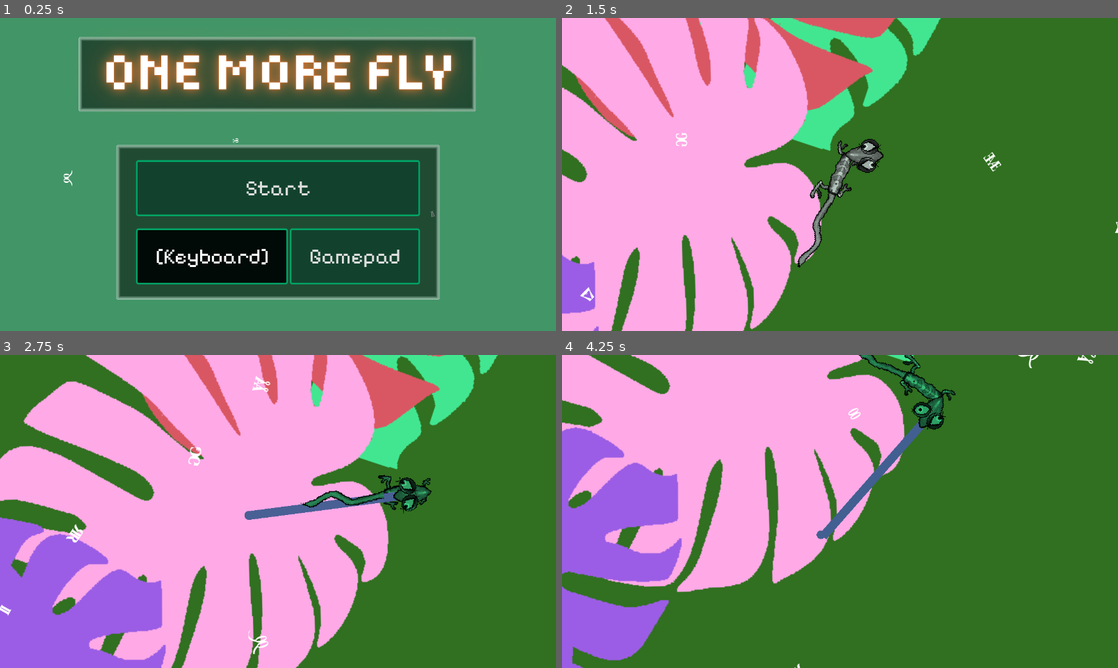
Above: before the commit, frames 1-4 (two rows, left to right).
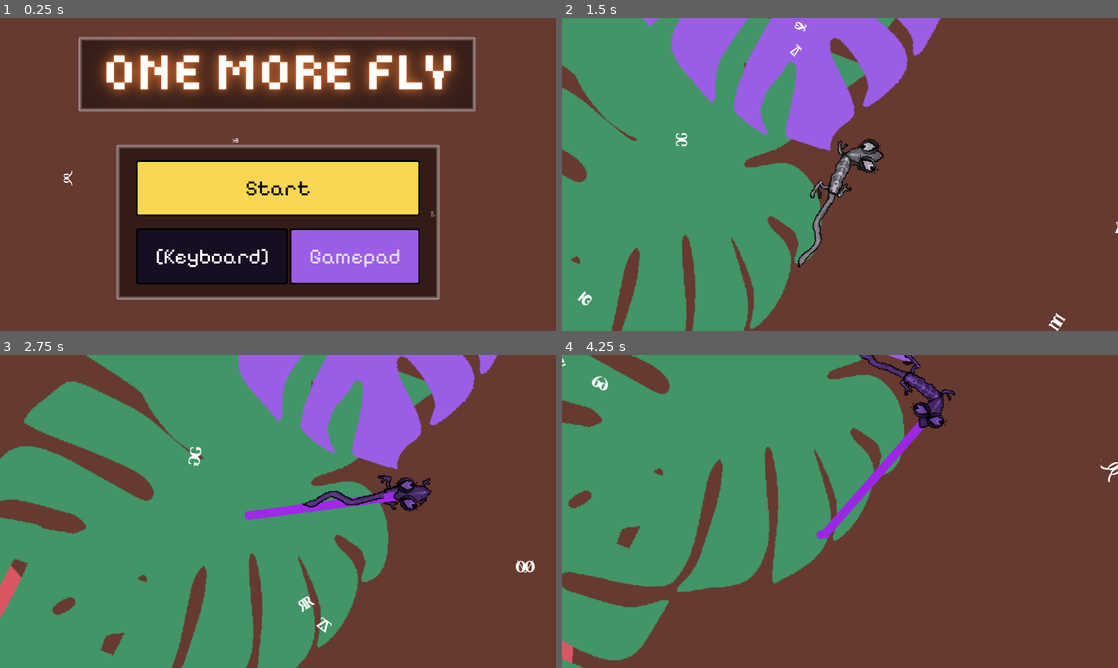
Above: after the commit, the same moments.

Repository: bjornarprytz/mask
Game: Godot game, scene res://entry.tscn
Two runs of this game, one before a commit and one after it. Both use one fixed random seed, a clock stepped at 60 frames per second and the inputs below.
Inputs (mouse positions are in pixels of both pictures, inside the frame that each line leads up to):
- Up to frame 1 (0.25 s): no input
- Up to frame 2 (1.5 s): click "Start" at 0.5 s; move the mouse to (962, 158) at 1.27 s; hold Right (ui_right) from 1.28 s (still down); hold Space (chamele) from 1.28 s (still down)
- Up to frame 3 (2.75 s): move the mouse to (166, 527) at 2.02 s; release Right (ui_right) at 2.03 s; release Space (chamele) at 2.03 s; hold Down (ui_down) from 2.03 s (still down); click (166, 527) at 2.1 s
- Up to frame 4 (4.25 s): move the mouse to (895, 442) at 2.77 s; release Down (ui_down) at 2.78 s; hold Right (ui_right) 2.78-3.53 s; hold Space (chamele) 2.78-3.53 s; move the mouse to (812, 574) at 3.52 s; hold Up (ui_up) from 3.53 s (still down); click (812, 574) at 3.6 s

The runs differ from the first frame. In frame 1, 95% of the frame differs, in the area x 0-100%, y 0-100%; in frame 2, 99%; in frame 3, 100%; in frame 4, 100%.

Commit message:
more polish

Diff:
--- a/src/autoloads/palette.gd
+++ b/src/autoloads/palette.gd
@@ -1,5 +1,8 @@
+@tool
 extends Node2D
 
-
+@export var bright: Color
+@export var background: Color
+@export var secondary: Color
 
 @export var colors: Array[Color]
--- a/src/autoloads/palette.tscn
+++ b/src/autoloads/palette.tscn
@@ -4,4 +4,7 @@
 
 [node name="Palette" type="Node2D"]
 script = ExtResource("1_1cawm")
-colors = Array[Color]([Color(1, 0.6627451, 0.90588236, 1), Color(0.13725491, 0.7882353, 1, 1), Color(0.8509804, 0.34117648, 0.3882353, 1), Color(0.25882354, 0.9019608, 0.5686275, 1), Color(0.60784316, 0.3647059, 0.8980392, 1), Color(0, 0.9607843, 0.83137256, 1)])
+bright = Color(0.98039216, 0.84313726, 0.32156864, 1)
+background = Color(0.4, 0.22352941, 0.19215687, 1)
+secondary = Color(0.014217054, 0.18663225, 0.41468397, 1)
+colors = Array[Color]([Color(1, 0.6627451, 0.90588236, 1), Color(0.13725491, 0.7882353, 1, 1), Color(0.8509804, 0.34117648, 0.3882353, 1), Color(0.25882354, 0.58431375, 0.40392157, 1), Color(0.60784316, 0.3647059, 0.8980392, 1)])
--- a/src/chameleonardo/chameleonardo.gd
+++ b/src/chameleonardo/chameleonardo.gd
@@ -14,9 +14,11 @@
 var shoot_action: Shoot = null
 var is_shooting: bool = false
 
-var movement_distance = 10000.0
+var movement_distance = 10000.0 # Otherwise backwards movement doesn't animate from the get go
 
 var color_tween: Tween
+
+var stealth_range := 0.0
 
 func _process(delta: float) -> void:
 	if (not is_shooting):
@@ -53,9 +55,11 @@
 
 func _get_feature() -> Feature:
 	var areas = chamele_sense.get_overlapping_areas()
+
 	areas.reverse()
 	for area in areas:
 		if area.owner is Feature:
+			print("Found feature %s" % area.owner)
 			return area.owner
 
 	return null
--- a/src/chameleonardo/chameleonardo.tscn
+++ b/src/chameleonardo/chameleonardo.tscn
@@ -207,9 +207,6 @@
 
 [node name="Chameleonardo" type="Node2D"]
 script = ExtResource("1_20x5n")
-body_frame_count = null
-move_speed = null
-rotation_speed = null
 
 [node name="Body" type="AnimatedSprite2D" parent="."]
 unique_name_in_owner = true
--- a/src/entry.gd
+++ b/src/entry.gd
@@ -43,4 +43,5 @@
 
 
 func _on_start_button_mouse_entered() -> void:
-	await NodeEffects.jiggle(start_button)
+	#await NodeEffects.sheen(start_button)
+	pass
--- a/src/entry.tscn
+++ b/src/entry.tscn
@@ -44,6 +44,7 @@
 [node name="StartButton" type="Button" parent="CanvasLayer/PanelContainer/VBoxContainer"]
 unique_name_in_owner = true
 layout_mode = 2
+theme_type_variation = &"MainButton"
 text = "Start"
 
 [node name="Control" type="Control" parent="CanvasLayer/PanelContainer/VBoxContainer"]
--- a/src/generated/global_theme.tres
+++ b/src/generated/global_theme.tres
@@ -9,12 +9,12 @@
 content_margin_top = 35.0
 content_margin_right = 45.0
 content_margin_bottom = 35.0
-bg_color = Color(0.06352941, 0.23294118, 0.16235293, 1)
+bg_color = Color(0.5470588, 0.3282353, 0.8082353, 1)
 border_width_left = 4
 border_width_top = 4
 border_width_right = 4
 border_width_bottom = 4
-border_color = Color(0, 0.6431373, 0.39607844, 1)
+border_color = Color(0, 0, 0, 1)
 corner_radius_top_left = 5
 corner_radius_top_right = 5
 corner_radius_bottom_right = 5
@@ -25,12 +25,12 @@
 content_margin_top = 35.0
 content_margin_right = 45.0
 content_margin_bottom = 35.0
-bg_color = Color(0.07058824, 0.25882354, 0.18039216, 1)
+bg_color = Color(0.60784316, 0.3647059, 0.8980392, 1)
 border_width_left = 4
 border_width_top = 4
 border_width_right = 4
 border_width_bottom = 4
-border_color = Color(0, 0.6431373, 0.39607844, 1)
+border_color = Color(0, 0, 0, 1)
 corner_radius_top_left = 5
 corner_radius_top_right = 5
 corner_radius_bottom_right = 5
@@ -41,18 +41,66 @@
 content_margin_top = 35.0
 content_margin_right = 45.0
 content_margin_bottom = 35.0
-bg_color = Color(0.010588234, 0.038823526, 0.02705882, 1)
+bg_color = Color(0.09117646, 0.054705873, 0.13470586, 1)
 border_width_left = 4
 border_width_top = 4
 border_width_right = 4
 border_width_bottom = 4
-border_color = Color(0, 0.6431373, 0.39607844, 1)
+border_color = Color(0, 0, 0, 1)
 corner_radius_top_left = 5
 corner_radius_top_right = 5
 corner_radius_bottom_right = 5
 corner_radius_bottom_left = 5
 
-[sub_resource type="StyleBoxTexture" id="StyleBoxTexture_pfd5p"]
+[sub_resource type="StyleBoxFlat" id="StyleBoxFlat_pfd5p"]
+content_margin_left = 45.0
+content_margin_top = 35.0
+content_margin_right = 45.0
+content_margin_bottom = 35.0
+bg_color = Color(0.88235295, 0.7588235, 0.28941175, 1)
+border_width_left = 4
+border_width_top = 4
+border_width_right = 4
+border_width_bottom = 4
+border_color = Color(0, 0, 0, 1)
+corner_radius_top_left = 5
+corner_radius_top_right = 5
+corner_radius_bottom_right = 5
+corner_radius_bottom_left = 5
+
+[sub_resource type="StyleBoxFlat" id="StyleBoxFlat_ahide"]
+content_margin_left = 45.0
+content_margin_top = 35.0
+content_margin_right = 45.0
+content_margin_bottom = 35.0
+bg_color = Color(0.98039216, 0.84313726, 0.32156864, 1)
+border_width_left = 4
+border_width_top = 4
+border_width_right = 4
+border_width_bottom = 4
+border_color = Color(0, 0, 0, 1)
+corner_radius_top_left = 5
+corner_radius_top_right = 5
+corner_radius_bottom_right = 5
+corner_radius_bottom_left = 5
+
+[sub_resource type="StyleBoxFlat" id="StyleBoxFlat_fkrlu"]
+content_margin_left = 45.0
+content_margin_top = 35.0
+content_margin_right = 45.0
+content_margin_bottom = 35.0
+bg_color = Color(0.1470588, 0.12647057, 0.04823529, 1)
+border_width_left = 4
+border_width_top = 4
+border_width_right = 4
+border_width_bottom = 4
+border_color = Color(0, 0, 0, 1)
+corner_radius_top_left = 5
+corner_radius_top_right = 5
+corner_radius_bottom_right = 5
+corner_radius_bottom_left = 5
+
+[sub_resource type="StyleBoxTexture" id="StyleBoxTexture_o25jx"]
 content_margin_left = 45.0
 content_margin_top = 35.0
 content_margin_right = 45.0
@@ -71,7 +119,12 @@
 Button/styles/hover = SubResource("StyleBoxFlat_arlvn")
 Button/styles/normal = SubResource("StyleBoxFlat_bq3ui")
 Button/styles/pressed = SubResource("StyleBoxFlat_q6bo0")
-PanelContainer/styles/panel = SubResource("StyleBoxTexture_pfd5p")
+MainButton/base_type = &"Button"
+MainButton/colors/font_color = Color(0, 0, 0, 1)
+MainButton/styles/hover = SubResource("StyleBoxFlat_pfd5p")
+MainButton/styles/normal = SubResource("StyleBoxFlat_ahide")
+MainButton/styles/pressed = SubResource("StyleBoxFlat_fkrlu")
+PanelContainer/styles/panel = SubResource("StyleBoxTexture_o25jx")
 Title/base_type = &"RichTextLabel"
 Title/font_sizes/normal_font_size = 64
 Title/fonts/normal_font = ExtResource("2_arlvn")
--- a/src/main.tscn
+++ b/src/main.tscn
@@ -7,6 +7,7 @@
 [ext_resource type="AudioStream" uid="uid://djs62uk2y1ucf" path="res://assets/audio/OneMoreFly.mp3" id="5_lquwl"]
 
 [node name="Main" type="Node2D"]
+z_index = 1
 script = ExtResource("1_ig7tw")
 
 [node name="World" parent="." node_paths=PackedStringArray("chameleonardo") instance=ExtResource("2_0xm2m")]
--- a/src/project.godot
+++ b/src/project.godot
@@ -131,4 +131,4 @@
 
 renderer/rendering_method="gl_compatibility"
 renderer/rendering_method.mobile="gl_compatibility"
-environment/defaults/default_clear_color=Color(0.25882354, 0.58431375, 0.40392157, 1)
+environment/defaults/default_clear_color=Color(0.4, 0.22352941, 0.19215687, 1)
--- a/src/theme_gen.gd
+++ b/src/theme_gen.gd
@@ -7,10 +7,9 @@
 
 
 
-var button_color = Color("12422eff")
-var button_hover_color = button_color.darkened(0.1)
-var button_pressed_color = button_color.darkened(0.85)
-var button_border_color = Color("00a465ff")
+var button_color = Color("9b5de5")
+var main_button_color = Color("fad752")
+var button_border_color = Color.BLACK
 var default_border_width = 4
 var default_corner_radius = 5
 var default_font_size = 48
@@ -35,12 +34,24 @@
 		corner_ = corner_radius(default_corner_radius)
 	})
 
+	var main_button_style = inherit(button_style, {
+		bg_color = main_button_color,
+	})
+
+	var main_button_hover_style = inherit(main_button_style, {
+		bg_color = main_button_color.darkened(.1)
+	})
+
+	var main_button_pressed_style = inherit(main_button_style, {
+		bg_color = main_button_color.darkened(.85)
+	})
+
 	var button_hover_style = inherit(button_style, {
-		bg_color = button_hover_color
+		bg_color = button_color.darkened(.1)
 	})
 
 	var button_pressed_style = inherit(button_style, {
-		bg_color = button_pressed_color
+		bg_color = button_color.darkened(.85)
 	})
 
 	define_style("PanelContainer", {
@@ -64,3 +75,10 @@
 		hover = button_hover_style,
 		pressed = button_pressed_style,
 	})
+
+	define_variant_style("MainButton", "Button", {
+		normal = main_button_style,
+		font_color = Color.BLACK,
+		hover = main_button_hover_style,
+		pressed = main_button_pressed_style
+	})
--- a/src/world/world_segment.gd
+++ b/src/world/world_segment.gd
@@ -29,11 +29,11 @@
 
 func spawn_fly(local_pos: Vector2) -> void:
 	var fly = Create.fly()
-	fly.position = local_pos
-	add_child(fly)
+	fly.global_position = self.to_global(local_pos)
+	get_tree().root.add_child(fly)
 
 func spawn_feature(local_pos: Vector2) -> void:
 	var feature = Create.feature(Palette.colors.pick_random())
-	feature.position = local_pos
+	feature.global_position = self.to_global(local_pos)
 	feature.rotation_degrees = randf_range(0, 360)
-	add_child(feature)
+	get_tree().root.add_child(feature)
--- a/src/world/world_segment.tscn
+++ b/src/world/world_segment.tscn
@@ -1,14 +1,7 @@
-[gd_scene format=3 uid="uid://l7j8d0g03pbn"]
+[gd_scene load_steps=2 format=3 uid="uid://l7j8d0g03pbn"]
 
 [ext_resource type="Script" uid="uid://cgdfbpwx4p5pq" path="res://world/world_segment.gd" id="1_idjp0"]
 
-[node name="WorldSegment" type="Node2D" unique_id=1707212062]
+[node name="WorldSegment" type="Node2D"]
 y_sort_enabled = true
 script = ExtResource("1_idjp0")
-
-[node name="ColorRect" type="ColorRect" parent="." unique_id=2015820358]
-modulate = Color(0.1886183, 0.44118026, 0.12721094, 1)
-z_index = -2
-offset_right = 1280.0
-offset_bottom = 720.0
-mouse_filter = 2
Not shown: 1 places in src/generated/global_theme.tres that only renumber resources
Not shown, changed: readme.md
